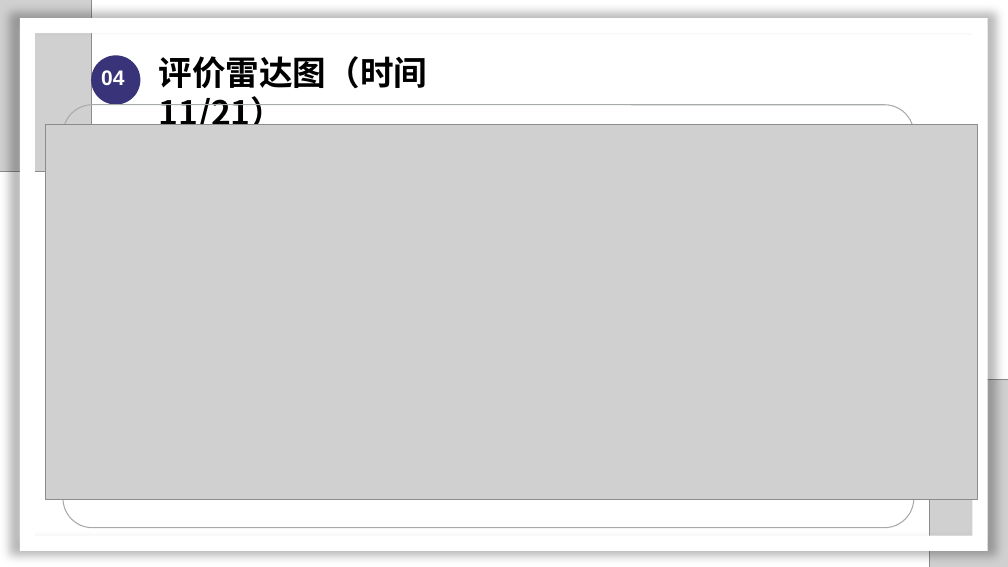
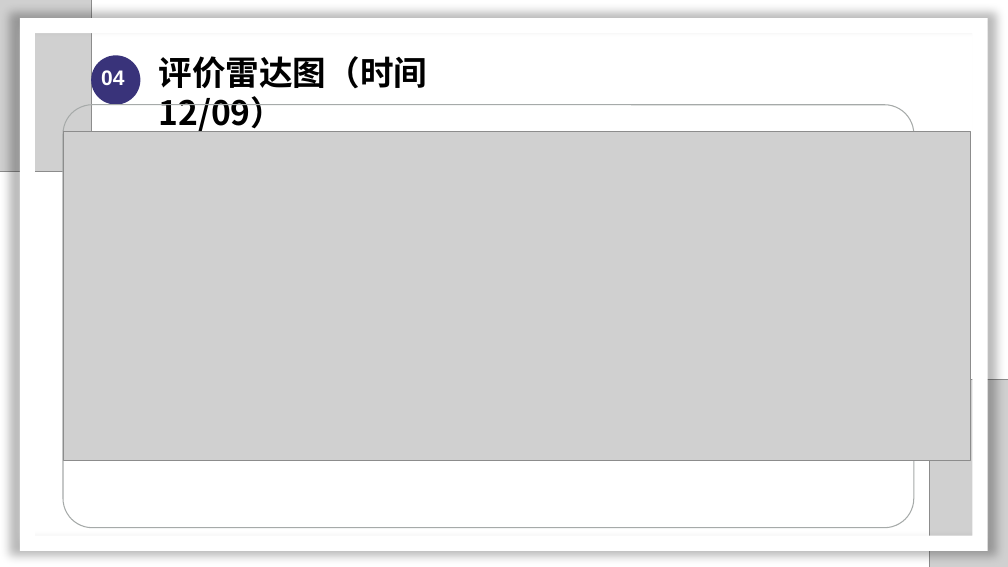
Before and after one commit to SarielX98/PRD2018G14, a slide deck: slide 50 of 受控文档/软件需求工程/2项目计划/PRD2018-G14-软件需求工程审核PPT.pptx (slide 51 before the commit). Drawn at 1008x567 pixels with LibreOffice and Linux fonts; fonts in the diff are those of the drawing; grey boxes stand for pictures; background and template pictures are left out. Boxes give left, top, right and bottom in pixels: in the first picture for what was removed or moved away, otherwise in the second. Text is boxed around its words. In the diff, an @@ line names an element or a change of style, - is before the commit and + after.

```diff
--- a/受控文档/软件需求工程/2项目计划/PRD2018-G14-软件需求工程审核PPT.pptx
+++ b/受控文档/软件需求工程/2项目计划/PRD2018-G14-软件需求工程审核PPT.pptx
@@ text at (x1=158, y1=56, x2=427, y2=135): text changed @@
-评价雷达图（时间11/21）
+评价雷达图（时间12/09）
@@ picture resized from (x1=45, y1=124, x2=978, y2=500) to (x1=63, y1=132, x2=970, y2=461) @@
```
Also in this commit, not shown: 3 other slides changed, 1 slide removed.
